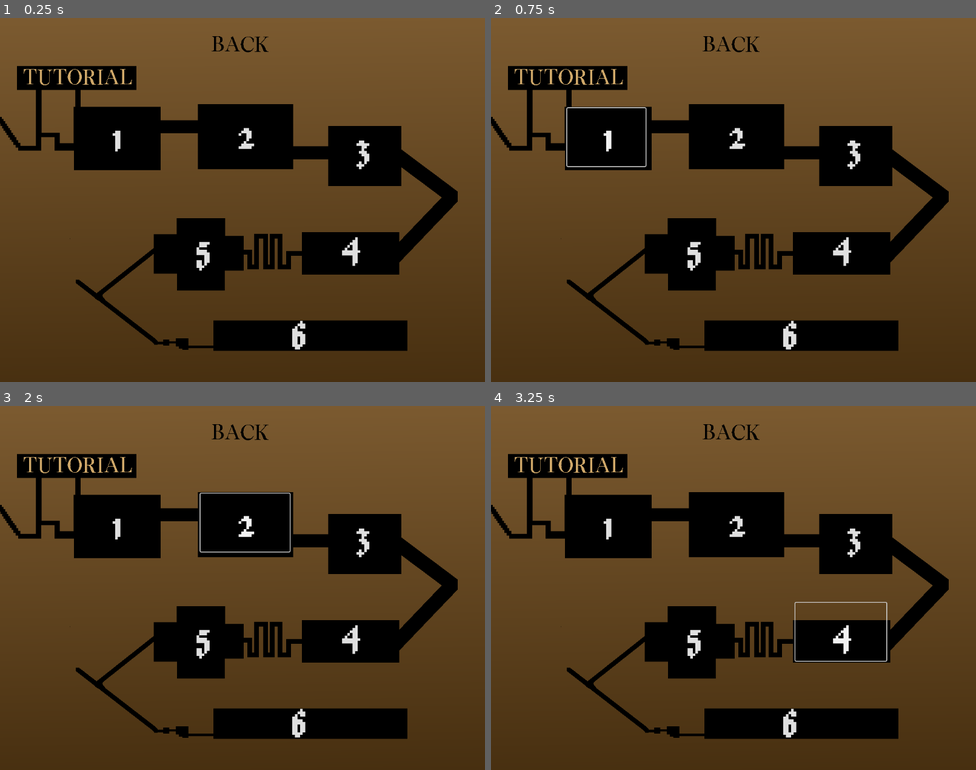
Above: before the commit, frames 1-4 (two rows, left to right).
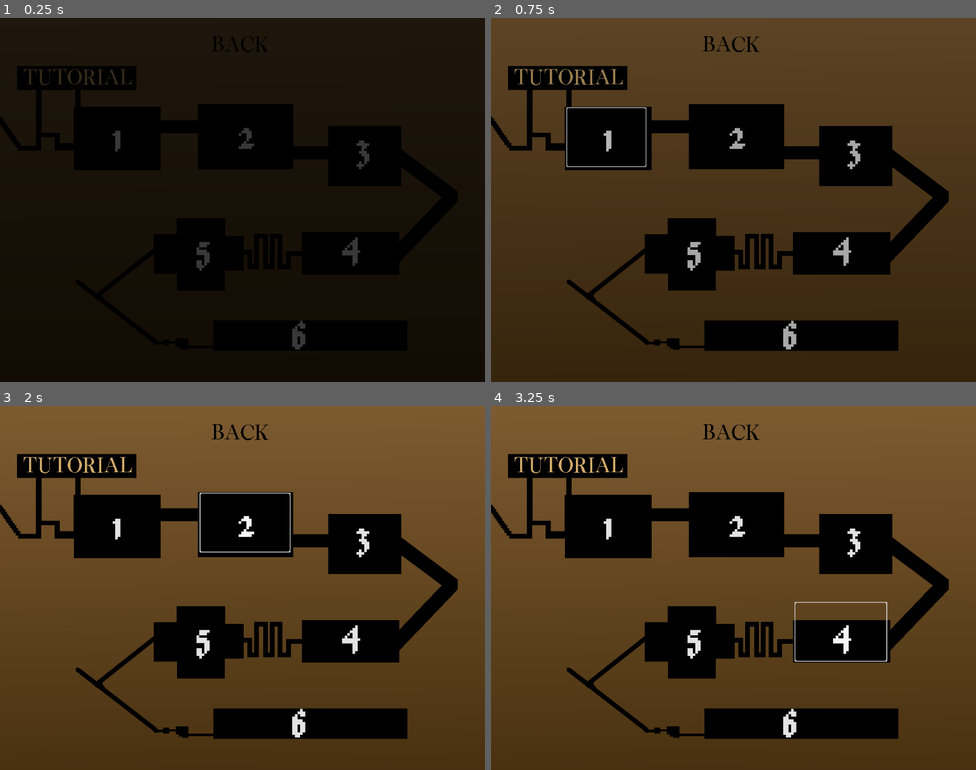
Above: after the commit, the same moments.

Repository: lohchness/Cursebreaker
Game: Godot game, scene res://scenes/level_select.tscn
Two runs of this game, one before a commit and one after it. Both use one fixed random seed, a clock stepped at 60 frames per second and the inputs below. This scene is started directly instead of the project's main scene.
Inputs:
- Up to frame 1 (0.25 s): no input
- Up to frame 2 (0.75 s): click "1" at 0.5 s
- Up to frame 3 (2 s): click "2" at 1.25 s
- Up to frame 4 (3.25 s): click "3" at 2 s; click "4" at 2.75 s

The runs differ from the first frame. In frame 1, 78% of the frame differs, in the area x 0-100%, y 0-100%; in frame 2, 36%; in frame 3, less than 0.1%; in frame 4, less than 0.1%.

Commit message:
smooth transition between menu and level select

Diff:
--- a/scripts/level_select.gd
+++ b/scripts/level_select.gd
@@ -1 +1,15 @@
 extends Control
+
+
+func _ready() -> void:
+	modulate = Color(0, 0, 0, 255)
+
+func _physics_process(delta: float) -> void:
+	if modulate.r < 1:
+		modulate.r += delta
+		modulate.g += delta
+		modulate.b += delta
+
+
+func _on_back_pressed() -> void:
+	get_tree().change_scene_to_file("res://scenes/main_menu.tscn")
--- a/scripts/main_menu.gd
+++ b/scripts/main_menu.gd
@@ -11,10 +11,14 @@
 func _physics_process(delta: float) -> void:
 	if move:
 		position += Vector2(0,-500) * delta
-		modulate = lerp(modulate, Color(origcolor.r, origcolor.g, origcolor.b, 0), 5 * delta)
+		#modulate = lerp(modulate, Color(origcolor.r, origcolor.g, origcolor.b, 0), 5 * delta)
+		#modulate.a -= delta
+		modulate.r -= delta
+		modulate.g -= delta
+		modulate.b -= delta
 
-	if modulate == Color(255, 255, 255, 0):
-		get_tree().change_scene_to_file("res://scenes/main_menu.tscn")
+	if modulate.r <= 0:
+		get_tree().change_scene_to_file("res://scenes/level_select.tscn")
 
 
 func _on_texture_button_pressed() -> void:
